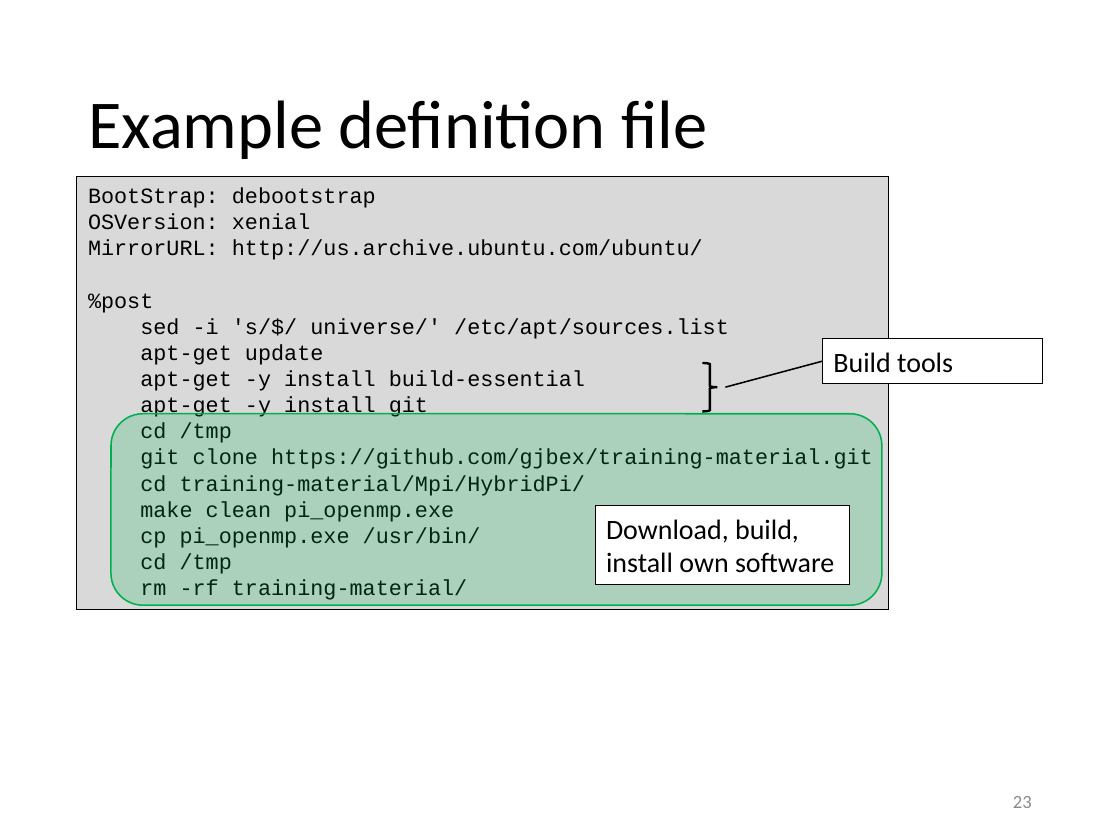
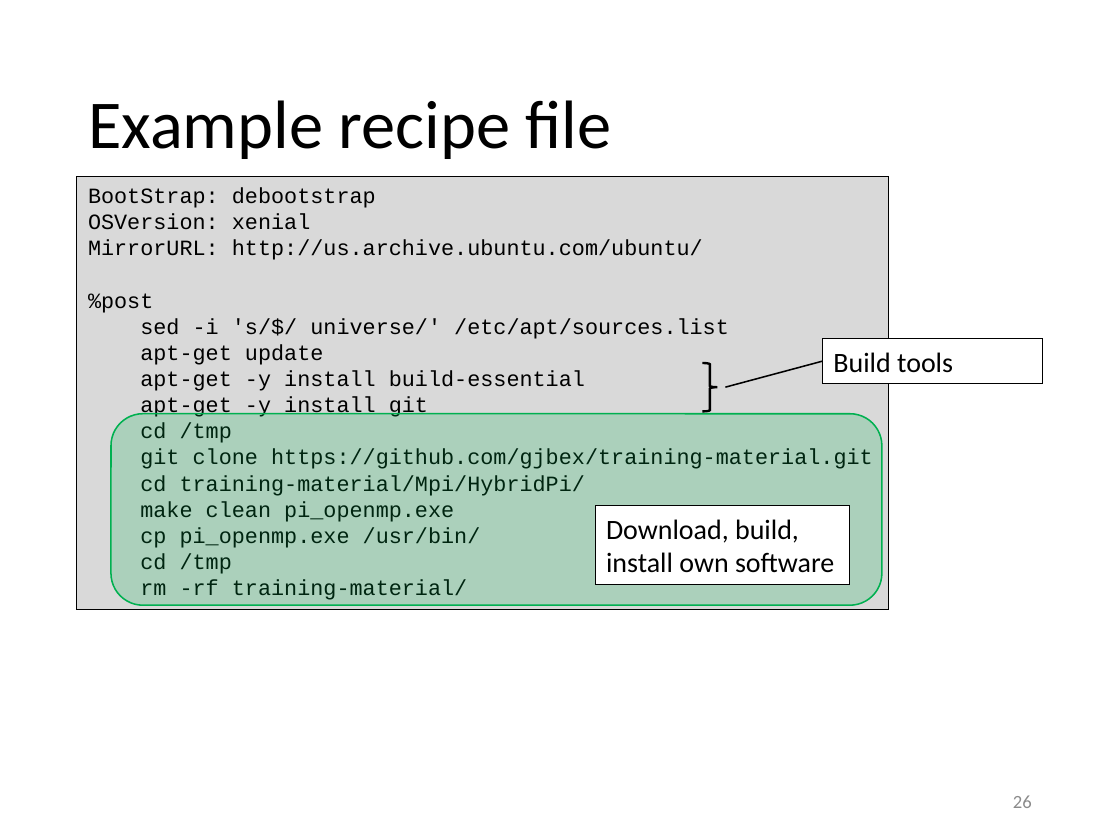
Before and after one commit to gjbex/training-material, a slide deck: slide 26 of Virtualization/singularity.pptx (slide 23 before the commit). Drawn at 1120x840 pixels with LibreOffice and Linux fonts; fonts in the diff are those of the drawing. Boxes give left, top, right and bottom in pixels: in the first picture for what was removed or moved away, otherwise in the second. Text is boxed around its words. In the diff, an @@ line names an element or a change of style, - is before the commit and + after.

```diff
--- a/Virtualization/singularity.pptx
+++ b/Virtualization/singularity.pptx
@@ title at <box>88,100,611,159</box>: text changed @@
-Example definition file
+Example recipe file
@@ page number at <box>1013,795,1032,808</box>: text changed @@
-23
+26
```
Also in this commit, not shown: 14 other slides changed, 4 slides added.
